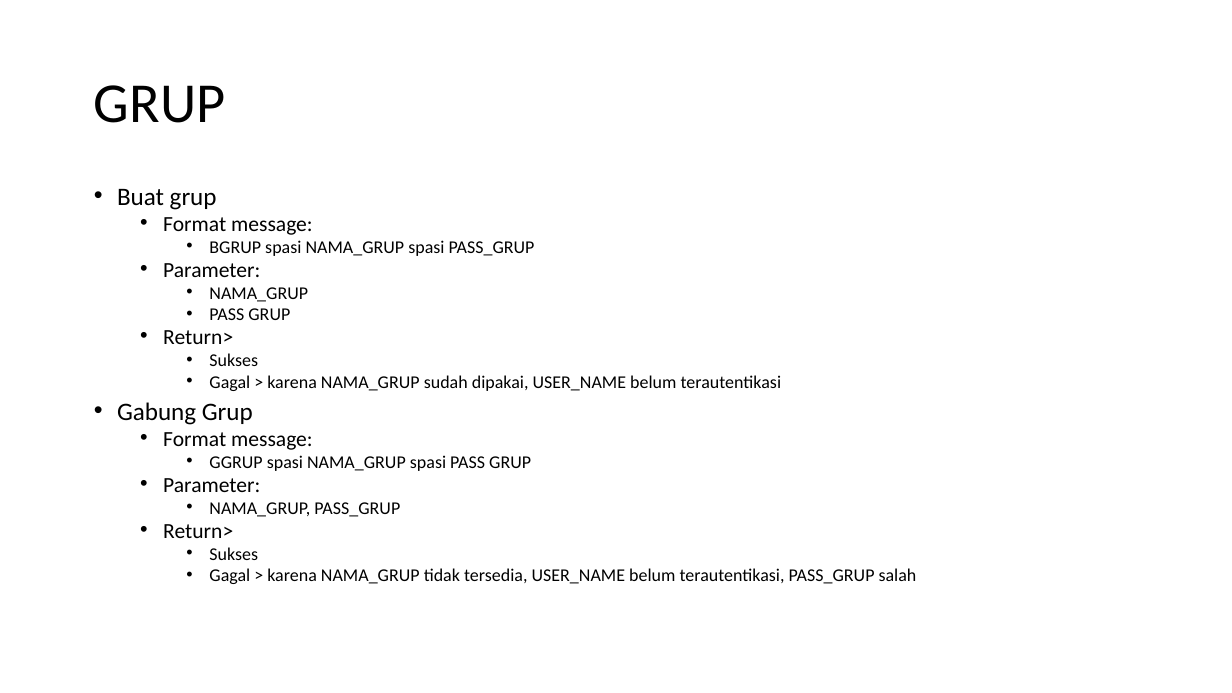
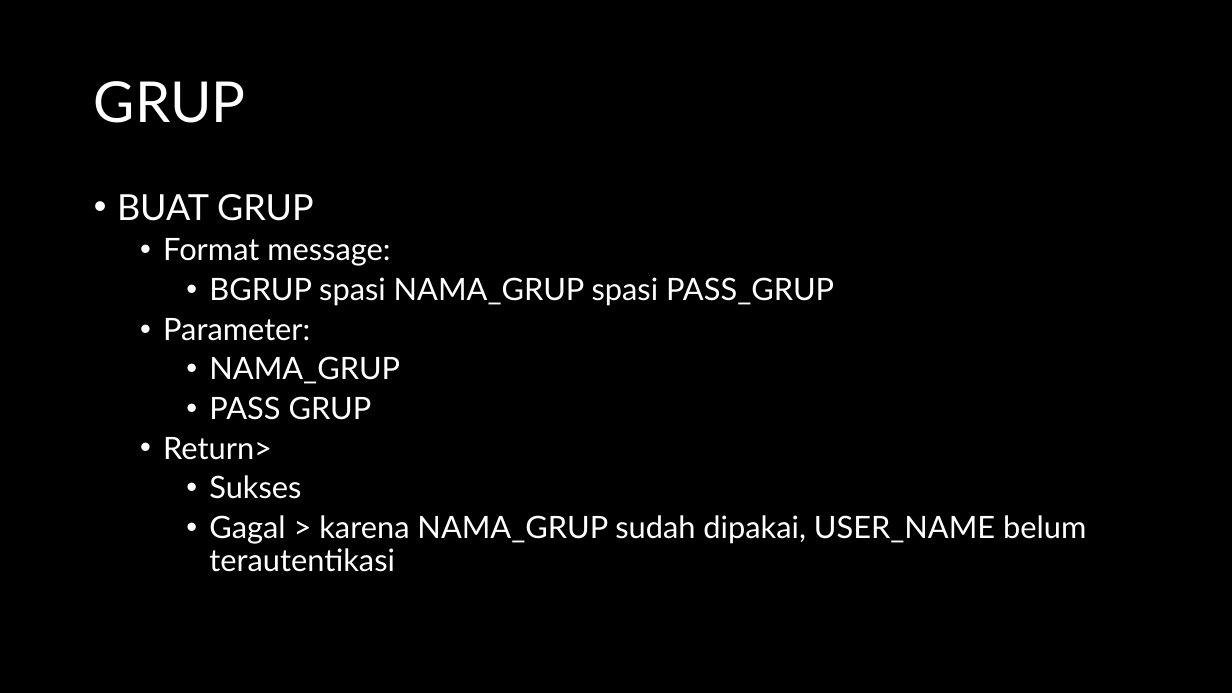
Before and after one commit to jeffrynasri/Kuliah-Progjar-E, a slide deck: slide 5 of DRAFT-CHAT-SERVER.pptx (slide 4 before the commit). Drawn at 1232x693 pixels with LibreOffice and Linux fonts; fonts in the diff are those of the drawing; background and template pictures are left out. Boxes give left, top, right and bottom in pixels: in the first picture for what was removed or moved away, otherwise in the second. Text is boxed around its words. In the diff, an @@ line names an element or a change of style, - is before the commit and + after.

```diff
--- a/DRAFT-CHAT-SERVER.pptx
+++ b/DRAFT-CHAT-SERVER.pptx
@@ background picture (left out) to #000000 @@
@@ title "GRUP" at [94,81,246,123]: font Calibri to Lato, text colour #000000 to #FFFFFF @@
@@ text at [117,194,314,221]: text changed; size 19.6 to 28 pt; font Calibri to Lato; text colour #000000 to #FFFFFF @@
-• Buat grup
+• BUAT GRUP
@@ text at [163,238,1086,572]: size 16.8 to 24 pt in "Format message:", "Parameter:", "Return>"; font Calibri to Lato, text colour #000000 to #FFFFFF; size 14 to 24 pt in "BGRUP spasi NAMA_GRUP spasi PASS_GRUP", "NAMA_GRUP", "PASS GRUP", "Sukses" and 1 more places; line spacing 0.7 to 0.9 @@
@@ text at [117,402,917,584]: paragraphs removed @@
-• Gabung Grup
-  • Format message:
-    • GGRUP spasi NAMA_GRUP spasi PASS GRUP
-  • Parameter:
-    • NAMA_GRUP, PASS_GRUP
-  • Return>
-    • Sukses
-    • Gagal > karena NAMA_GRUP tidak tersedia, USER_NAME belum terautentikasi, PASS_GRUP salah
```
Also in this commit, not shown: 5 other slides changed, 3 slides added, 1 slide removed.
